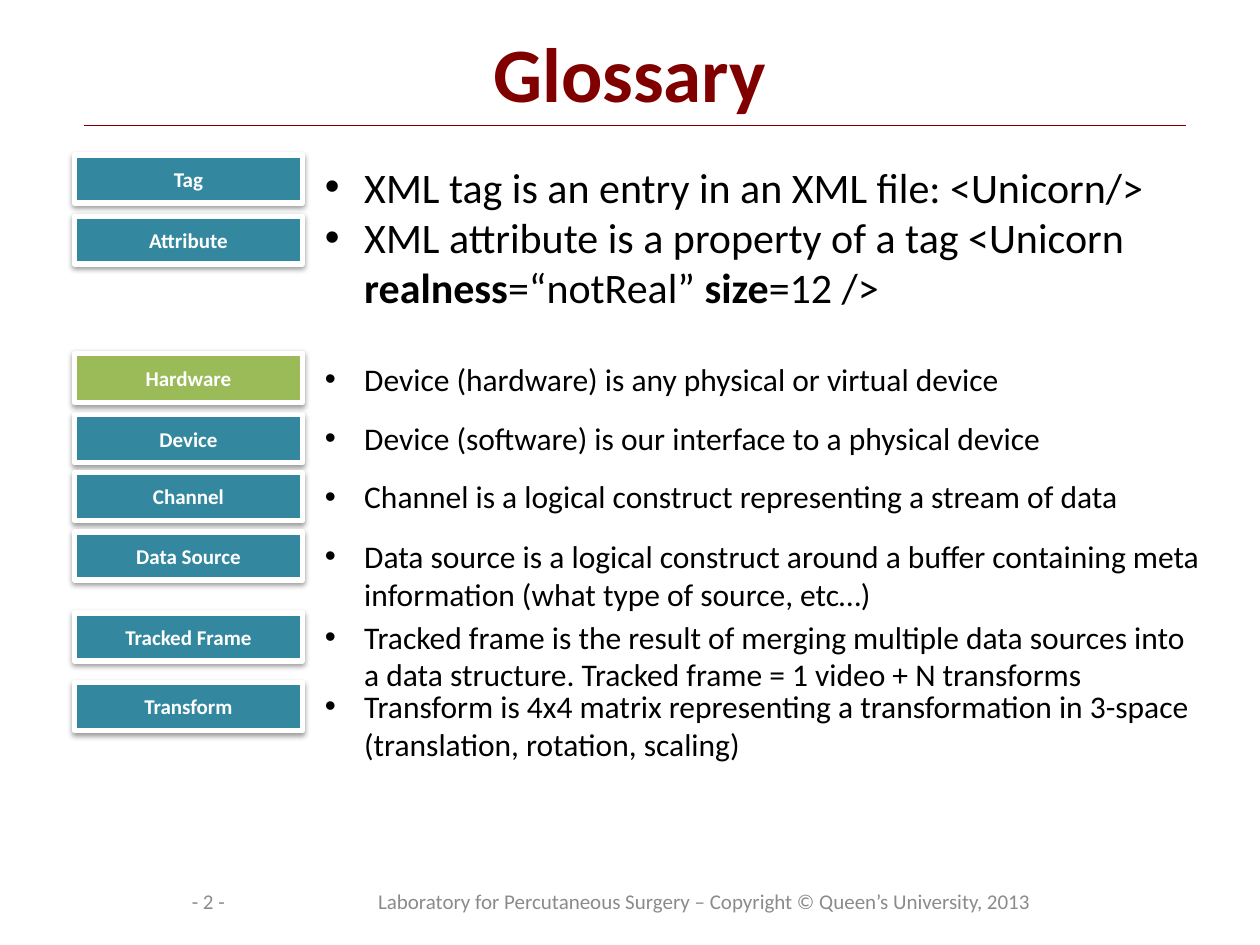
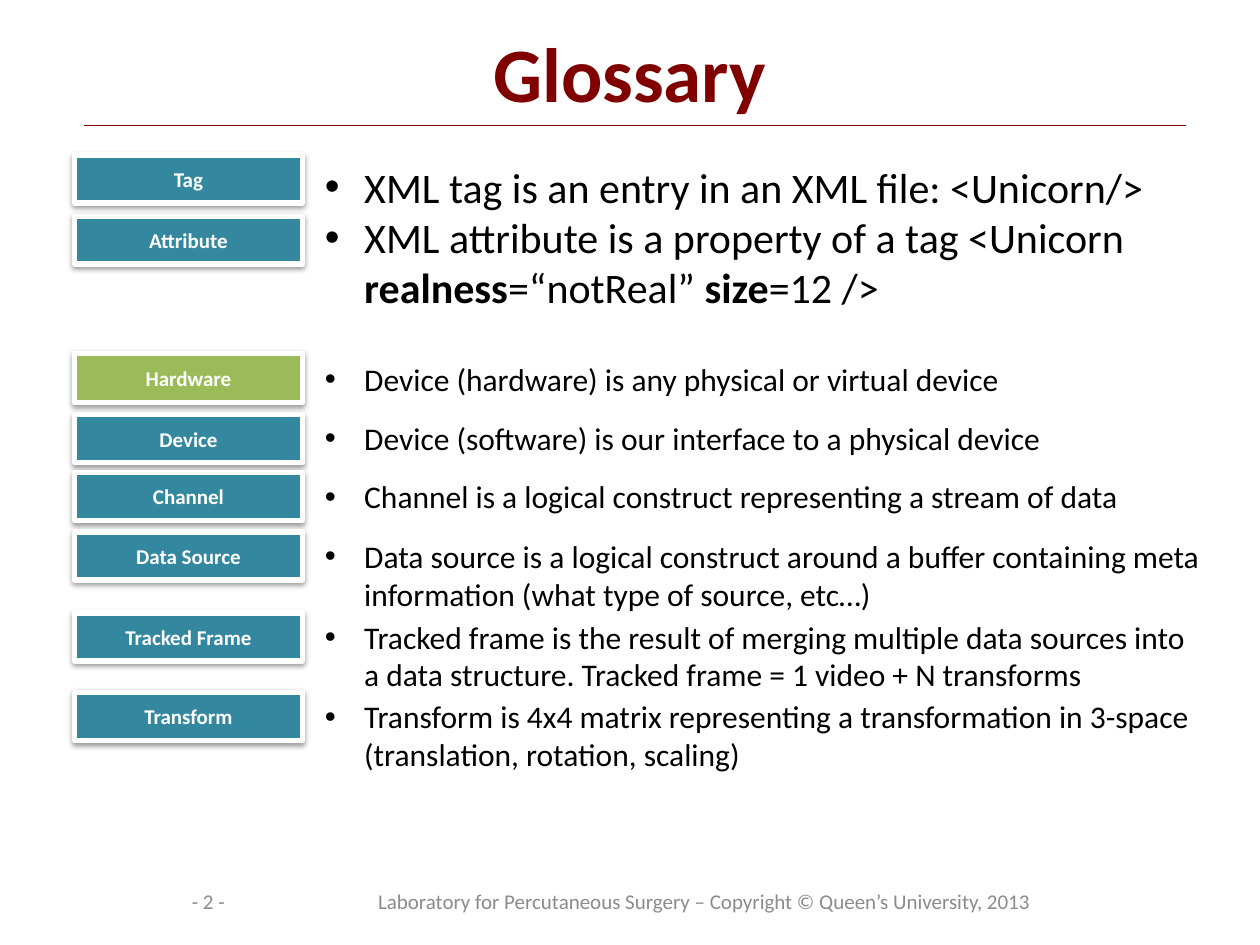
Before and after one commit to PlusToolkit/PlusDoc, a slide deck: slide 2 of overview/PlusArchitectureOverview.pptx. Drawn at 1260x945 pixels with LibreOffice and Linux fonts; fonts in the diff are those of the drawing; background and template pictures are left out. Boxes give left, top, right and bottom in pixels: in the first picture for what was removed or moved away, otherwise in the second. Text is boxed around its words. In the diff, an @@ line names an element or a change of style, - is before the commit and + after.

Commit message:
re #712 spacing of text

```diff
--- a/overview/PlusArchitectureOverview.pptx
+++ b/overview/PlusArchitectureOverview.pptx
@@ rectangle "Transform": place and size @@
-rectangle "Transform" at bbox=[74, 683, 302, 731]
+rectangle "Transform" at bbox=[74, 693, 302, 741]
@@ text "Transform is 4x4 matrix representing ...": place and size @@
-text "Transform is 4x4 matrix representing ..." at bbox=[364, 696, 1188, 762]
+text "Transform is 4x4 matrix representing ..." at bbox=[364, 706, 1188, 772]
```
